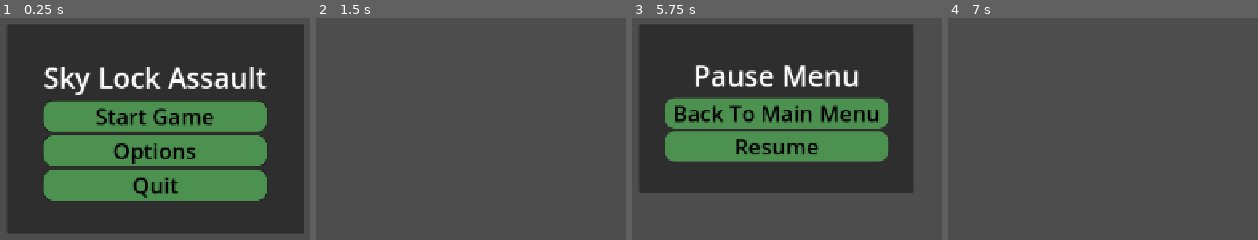
Above: before the commit, frames 1-4 (left to right).
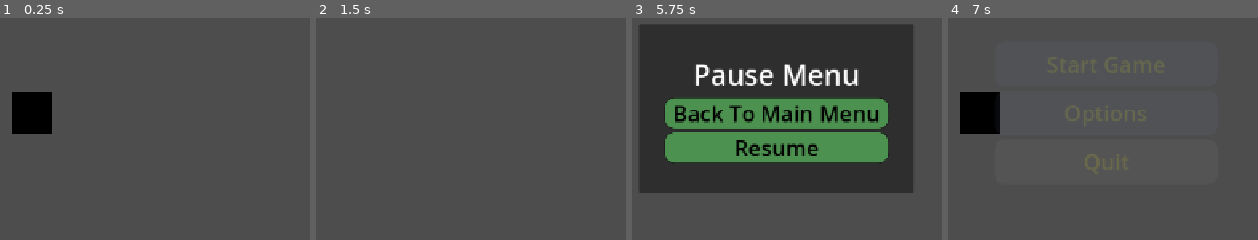
Above: after the commit, the same moments.

Repository: ikostan/SkyLockAssault
Game: Godot game, scene res://scenes/main_menu.tscn
Same seed, same stepped clock (60 frames per second), same inputs: the game is played once before the commit and once after it. Video files are missing from this copy of the repository; at most half a second of black plays in their place.
Inputs (mouse positions are in pixels of both pictures, inside the frame that each line leads up to):
- Up to frame 1 (0.25 s): no input
- Up to frame 2 (1.5 s): click (471, 151) at 0.5 s, where only the run before the commit has a clickable "Options"; click "Start Game" at 1.25 s
- Up to frame 3 (5.75 s): tap Enter at 2, 3.5, 5 s; tap Space at 2.75, 4.25 s; tap Escape (ui_cancel) at 5.65 s
- Up to frame 4 (7 s): click "Back To Main Menu" at 5.75 s; click (1103, 115) at 6.5 s, where only the run before the commit has a clickable "Start Game"

The runs differ from the first frame. In frame 1, 89% of the frame differs, in the area x 2-99%, y 3-97%; in frame 2, nothing differs; in frame 3, 2.8%; in frame 4, 3.4%.

Commit message:
Updated main menu

Diff:
--- a/scenes/main_menu.tscn
+++ b/scenes/main_menu.tscn
@@ -1,30 +1,36 @@
-[gd_scene load_steps=5 format=3 uid="uid://brpckgp7j86jp"]
+[gd_scene load_steps=7 format=3 uid="uid://brpckgp7j86jp"]
 
 [ext_resource type="Script" uid="uid://cdubukgyitlm8" path="res://scripts/main_menu.gd" id="1_l6cm7"]
+[ext_resource type="VideoStream" uid="uid://dxu50q1yffe6a" path="res://files/video/grok-video-main2.ogv" id="2_ekxnf"]
 
-[sub_resource type="StyleBoxFlat" id="StyleBoxFlat_l6cm7"]
-bg_color = Color(0.301316, 0.570076, 0.313499, 1)
+[sub_resource type="StyleBoxFlat" id="StyleBoxFlat_bqqt6"]
+bg_color = Color(0.53333336, 0.6666667, 0.98039216, 0.3137255)
 corner_radius_top_left = 16
 corner_radius_top_right = 16
 corner_radius_bottom_right = 16
 corner_radius_bottom_left = 16
-shadow_size = 2
 
-[sub_resource type="StyleBoxFlat" id="StyleBoxFlat_bqqt6"]
-bg_color = Color(0.301961, 0.568627, 0.313726, 1)
+[sub_resource type="StyleBoxFlat" id="StyleBoxFlat_ekxnf"]
 corner_radius_top_left = 16
 corner_radius_top_right = 16
 corner_radius_bottom_right = 16
 corner_radius_bottom_left = 16
-shadow_size = 2
 
-[sub_resource type="StyleBoxFlat" id="StyleBoxFlat_wu84c"]
-bg_color = Color(0.301961, 0.568627, 0.313726, 1)
+[sub_resource type="StyleBoxFlat" id="StyleBoxFlat_8ln24"]
+bg_color = Color(0.53333336, 0.6666667, 0.98039216, 0.3137255)
+border_color = Color(0.20871013, 0.20871016, 0.20870999, 1)
 corner_radius_top_left = 16
 corner_radius_top_right = 16
 corner_radius_bottom_right = 16
 corner_radius_bottom_left = 16
-shadow_size = 2
+shadow_size = 5
+
+[sub_resource type="StyleBoxFlat" id="StyleBoxFlat_wu84c"]
+bg_color = Color(0.6, 0.6, 0.6, 0.54901963)
+corner_radius_top_left = 16
+corner_radius_top_right = 16
+corner_radius_bottom_right = 16
+corner_radius_bottom_left = 16
 
 [node name="Control" type="Control"]
 layout_mode = 3
@@ -37,21 +43,21 @@
 grow_vertical = 2
 script = ExtResource("1_l6cm7")
 
-[node name="Panel" type="Panel" parent="."]
+[node name="VideoStreamPlayer" type="VideoStreamPlayer" parent="."]
 layout_mode = 1
-anchors_preset = 8
+anchors_preset = 13
 anchor_left = 0.5
-anchor_top = 0.5
 anchor_right = 0.5
-anchor_bottom = 0.5
-offset_left = -242.5
-offset_top = -142.5
-offset_right = 232.5
-offset_bottom = 192.5
+anchor_bottom = 1.0
+offset_left = -232.0
+offset_right = 232.0
 grow_horizontal = 2
 grow_vertical = 2
+stream = ExtResource("2_ekxnf")
+autoplay = true
+loop = true
 
-[node name="VBoxContainer" type="VBoxContainer" parent="Panel"]
+[node name="VBoxContainer" type="VBoxContainer" parent="VideoStreamPlayer"]
 layout_mode = 1
 anchors_preset = 8
 anchor_left = 0.5
@@ -59,14 +65,15 @@
 anchor_right = 0.5
 anchor_bottom = 0.5
 offset_left = -178.5
-offset_top = -103.5
+offset_top = -114.0
 offset_right = 178.5
-offset_bottom = 103.5
+offset_bottom = 114.0
 grow_horizontal = 2
 grow_vertical = 2
 theme_override_constants/separation = 6
 
-[node name="Label" type="Label" parent="Panel/VBoxContainer"]
+[node name="Label" type="Label" parent="VideoStreamPlayer/VBoxContainer"]
+visible = false
 layout_mode = 2
 size_flags_vertical = 3
 theme_override_font_sizes/font_size = 45
@@ -74,34 +81,46 @@
 horizontal_alignment = 1
 vertical_alignment = 1
 
-[node name="StartButton" type="Button" parent="Panel/VBoxContainer"]
+[node name="StartButton" type="Button" parent="VideoStreamPlayer/VBoxContainer"]
 layout_mode = 2
 size_flags_vertical = 3
-theme_override_colors/font_color = Color(0, 0, 0, 1)
+theme_override_colors/font_color = Color(0.9607843, 0.9607843, 0.050980393, 0.74509805)
+theme_override_colors/font_hover_color = Color(0.9607843, 0.9607843, 0.050980393, 1)
+theme_override_constants/h_separation = 6
 theme_override_font_sizes/font_size = 35
-theme_override_styles/normal = SubResource("StyleBoxFlat_l6cm7")
+theme_override_styles/normal = SubResource("StyleBoxFlat_bqqt6")
+theme_override_styles/pressed = SubResource("StyleBoxFlat_ekxnf")
+theme_override_styles/hover = SubResource("StyleBoxFlat_8ln24")
 text = "Start Game"
 
-[node name="OptionsButton" type="Button" parent="Panel/VBoxContainer"]
+[node name="OptionsButton" type="Button" parent="VideoStreamPlayer/VBoxContainer"]
 layout_mode = 2
 size_flags_vertical = 3
-theme_override_colors/font_color = Color(0, 0, 0, 1)
+theme_override_colors/font_color = Color(0.9607843, 0.9607843, 0.050980393, 0.74509805)
+theme_override_colors/font_hover_color = Color(0.9607843, 0.9607843, 0.050980393, 1)
+theme_override_constants/h_separation = 6
 theme_override_font_sizes/font_size = 35
 theme_override_styles/normal = SubResource("StyleBoxFlat_bqqt6")
+theme_override_styles/pressed = SubResource("StyleBoxFlat_ekxnf")
+theme_override_styles/hover = SubResource("StyleBoxFlat_8ln24")
 text = "Options"
 
-[node name="QuitButton" type="Button" parent="Panel/VBoxContainer"]
+[node name="QuitButton" type="Button" parent="VideoStreamPlayer/VBoxContainer"]
 layout_mode = 2
 size_flags_vertical = 3
-theme_override_colors/font_color = Color(0, 0, 0, 1)
+theme_override_colors/font_color = Color(0.9607843, 0.9607843, 0.050980393, 0.74509805)
+theme_override_colors/font_hover_color = Color(0.9607843, 0.9607843, 0.050980393, 1)
+theme_override_constants/h_separation = 6
 theme_override_font_sizes/font_size = 35
 theme_override_styles/normal = SubResource("StyleBoxFlat_wu84c")
+theme_override_styles/pressed = SubResource("StyleBoxFlat_ekxnf")
+theme_override_styles/hover = SubResource("StyleBoxFlat_8ln24")
 text = "Quit"
 
-[node name="QuitDialog" type="ConfirmationDialog" parent="Panel/VBoxContainer"]
+[node name="QuitDialog" type="ConfirmationDialog" parent="VideoStreamPlayer/VBoxContainer"]
 oversampling_override = 1.0
 title = "Quit Game?"
 size = Vector2i(383, 100)
 dialog_text = "Are you sure you want to quit Sky Lock Assault?"
 
-[connection signal="confirmed" from="Panel/VBoxContainer/QuitDialog" to="." method="_on_quit_dialog_confirmed"]
+[connection signal="confirmed" from="VideoStreamPlayer/VBoxContainer/QuitDialog" to="." method="_on_quit_dialog_confirmed"]
--- a/scenes/pause_menu.tscn
+++ b/scenes/pause_menu.tscn
@@ -8,6 +8,7 @@
 corner_radius_top_right = 16
 corner_radius_bottom_right = 16
 corner_radius_bottom_left = 16
+shadow_size = 2
 
 [sub_resource type="StyleBoxFlat" id="StyleBoxFlat_myx47"]
 bg_color = Color(0.3019608, 0.5686275, 0.3137255, 1)
@@ -15,6 +16,7 @@
 corner_radius_top_right = 16
 corner_radius_bottom_right = 16
 corner_radius_bottom_left = 16
+shadow_size = 2
 
 [node name="Control" type="CanvasLayer"]
 process_mode = 3
@@ -46,9 +48,11 @@
 offset_bottom = 84.5
 grow_horizontal = 2
 grow_vertical = 2
+theme_override_constants/separation = 6
 
 [node name="Label" type="Label" parent="Panel/VBoxContainer"]
 layout_mode = 2
+size_flags_vertical = 3
 theme_override_font_sizes/font_size = 45
 text = "Pause Menu"
 horizontal_alignment = 1
@@ -57,6 +61,7 @@
 layout_mode = 2
 size_flags_vertical = 3
 theme_override_colors/font_color = Color(0, 0, 0, 1)
+theme_override_constants/h_separation = 6
 theme_override_font_sizes/font_size = 35
 theme_override_styles/normal = SubResource("StyleBoxFlat_n87rw")
 text = "Back To Main Menu"
@@ -65,6 +70,7 @@
 layout_mode = 2
 size_flags_vertical = 3
 theme_override_colors/font_color = Color(0, 0, 0, 1)
+theme_override_constants/h_separation = 6
 theme_override_font_sizes/font_size = 35
 theme_override_styles/normal = SubResource("StyleBoxFlat_myx47")
 text = "Resume"
--- a/scripts/main_menu.gd
+++ b/scripts/main_menu.gd
@@ -1,14 +1,15 @@
 extends Control
 
 # Default relative path; override in Inspector if needed
-@export var quit_dialog_path: NodePath = NodePath("Panel/VBoxContainer/QuitDialog")
+@export var quit_dialog_path: NodePath = NodePath("VideoStreamPlayer/VBoxContainer/QuitDialog")
 # Reference to the quit dialog node, assigned in setup_quit_dialog or _ready()
 var quit_dialog: ConfirmationDialog
 var game_scene: PackedScene = preload("res://scenes/main_scene.tscn")
 
-@onready var start_button: Button = $Panel/VBoxContainer/StartButton
-@onready var options_button: Button = $Panel/VBoxContainer/OptionsButton
-@onready var quit_button: Button = $Panel/VBoxContainer/QuitButton
+@onready var ui_container: VBoxContainer = $VideoStreamPlayer/VBoxContainer
+@onready var start_button: Button = $VideoStreamPlayer/VBoxContainer/StartButton
+@onready var options_button: Button = $VideoStreamPlayer/VBoxContainer/OptionsButton
+@onready var quit_button: Button = $VideoStreamPlayer/VBoxContainer/QuitButton
 
 # Handles the main menu UI, including button connections and quit dialog logic.
 # This script manages scene transitions and platform-specific quitting for web/desktop.
@@ -18,13 +19,32 @@
 # Initializes button signals and quit dialog connections.
 func _ready() -> void:
 	Globals.log_message("Initializing main menu...", Globals.LogLevel.DEBUG)
+
 	start_button.pressed.connect(_on_start_pressed)
 	options_button.pressed.connect(_on_options_pressed)
 	quit_button.pressed.connect(_on_quit_pressed)
 	setup_quit_dialog()  # New: Handles dialog setup in one place
 	# assert(quit_dialog != null, "QuitDialog must be assigned!")
+	# Hide UI initially (buttons and dialog won't show right away)
+	ui_container.modulate.a = 0.0  # Start fully transparent for fade-in
+	ui_container.visible = false  # Or just hide if no fade needed
 
-	# Assign from exported path
+	# New: Create and start a timer for delayed UI show
+	var delay_timer: Timer = Timer.new()
+	delay_timer.wait_time = 1.0  # Delay in seconds (change to 5.0 for longer)
+	delay_timer.one_shot = true  # Runs once
+	add_child(delay_timer)  # Add to scene tree
+	delay_timer.timeout.connect(_show_ui)  # Connect to show function
+	delay_timer.start()
+	Globals.log_message("Starting UI delay timer...", Globals.LogLevel.DEBUG)
+
+# New: Function to reveal the UI after delay (with optional fade-in)
+func _show_ui() -> void:
+	ui_container.visible = true  # Make visible
+	# Optional: Fade in over 1 second for smooth effect (learning Tween basics)
+	var tween: Tween = create_tween()
+	tween.tween_property(ui_container, "modulate:a", 1.0, 1.0)  # From current alpha to 1.0
+	Globals.log_message("Showing main menu UI after delay.", Globals.LogLevel.DEBUG)
 
 
 # Connect dialog signals (can also do this in editor; add null check)
@@ -43,7 +63,7 @@
 			"Warning: QuitDialog not assigned! Disabling Quit button.", Globals.LogLevel.WARNING
 		)
 		# Fallback: Disable Quit button to prevent null errors
-		var quit_button: Button = $Panel/VBoxContainer/QuitButton
+		var quit_button: Button = $VideoStreamPlayer/VBoxContainer/QuitButton
 		if quit_button:
 			quit_button.disabled = true
 			quit_button.visible = false  # Or hide it entirely
Renamed: img/main_menu.png -> files/img/main_menu.png
Renamed: img/main_menu_2.png -> files/img/main_menu_2.png
Binary file added: files/img/main_menu_3.png
Not shown, removed: img/main_menu.png.import
Not shown, added: files/video/grok-video-main.ogv
Not shown, added: files/video/grok-video-main2.ogv
